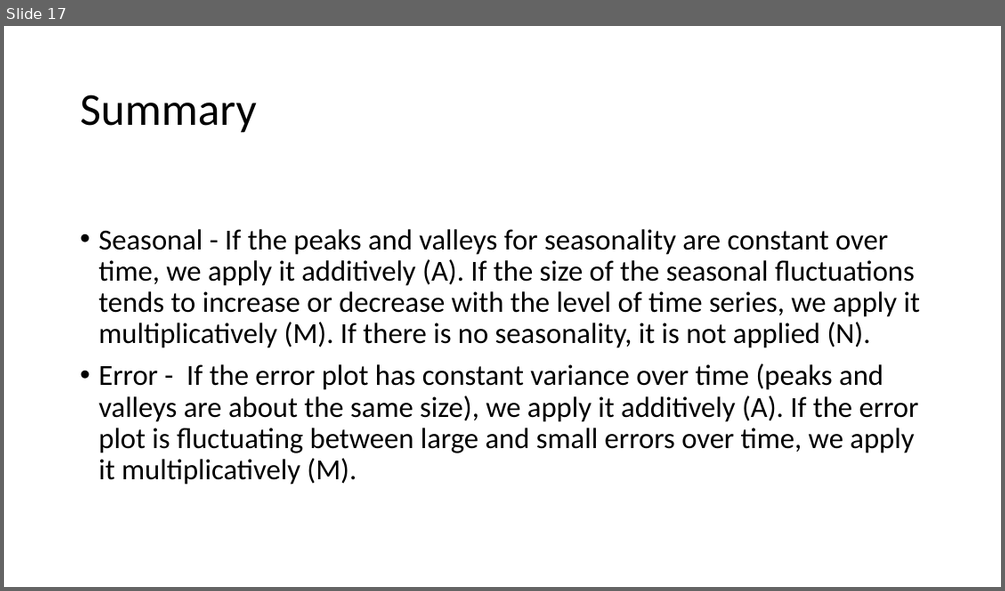
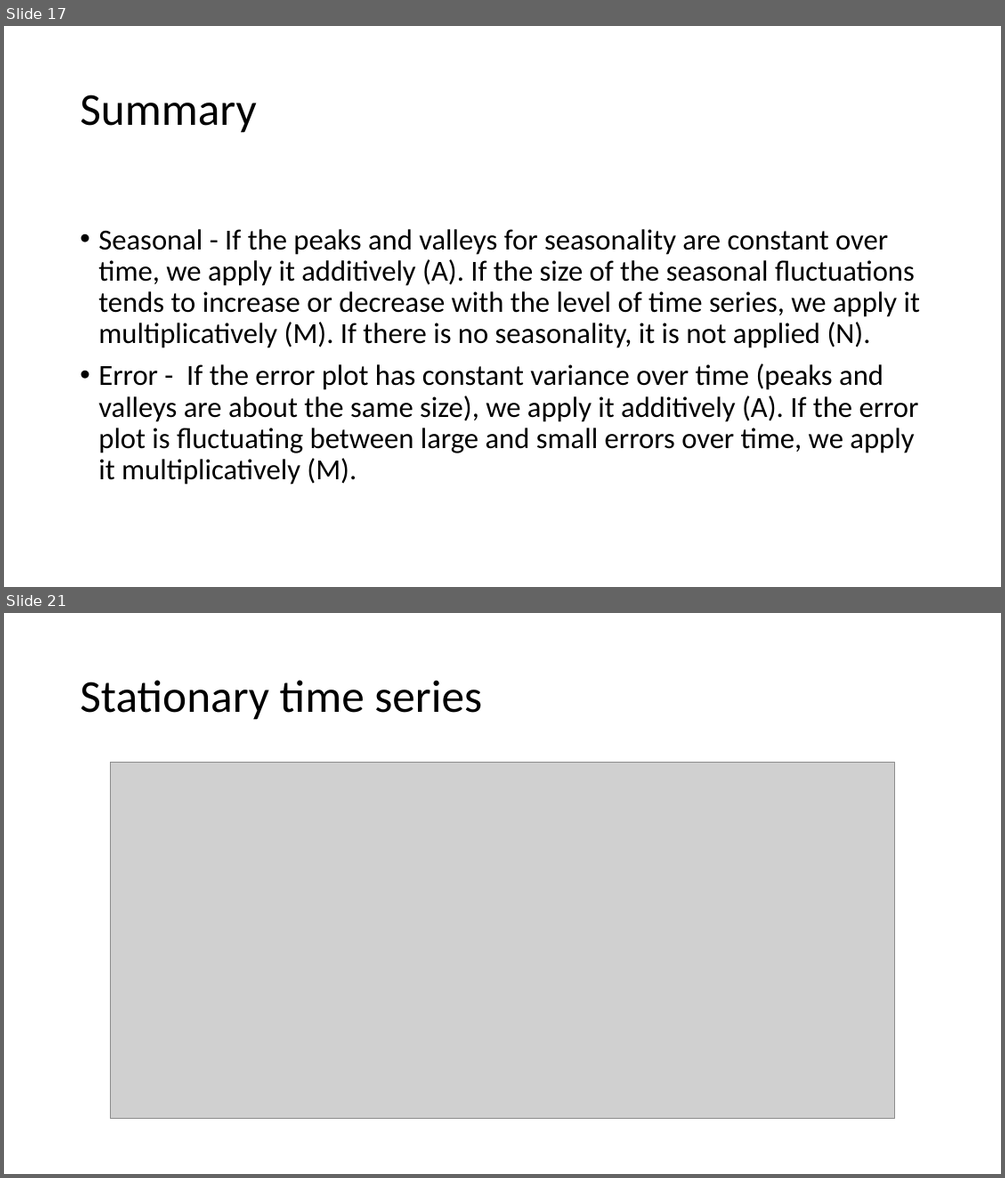
Before and after one commit to flcamacho/simulation_2019_2, a slide deck: presentations/timeseries.pptx. Shown one above the other, each under a label of ours: slide 17 before the commit, slides 17 and 21 after it; the slides between them are not shown. The pictures are 1005x591 and 1005x1178 pixels, drawn with LibreOffice and Linux fonts; fonts in the diff are those of the drawing; grey boxes stand for pictures. Boxes give left, top, right and bottom in pixels: in the first picture for what was removed or moved away, otherwise in the second. Text is boxed around its words. In the diff, an @@ line names an element or a change of style, - is before the commit and + after.

```diff
--- a/presentations/timeseries.pptx
+++ b/presentations/timeseries.pptx
@@ slide 21 added at (x1=4, y1=613, x2=1001, y2=1174), background #FFFFFF @@
@@ title added at (x1=80, y1=680, x2=482, y2=720), 44 pt, text #000000 @@
+Stationary time series
@@ picture added at (x1=110, y1=763, x2=895, y2=1119) @@
```
Also in this commit, not shown: 1 slide changed, 4 other slides added, 3 other files.
